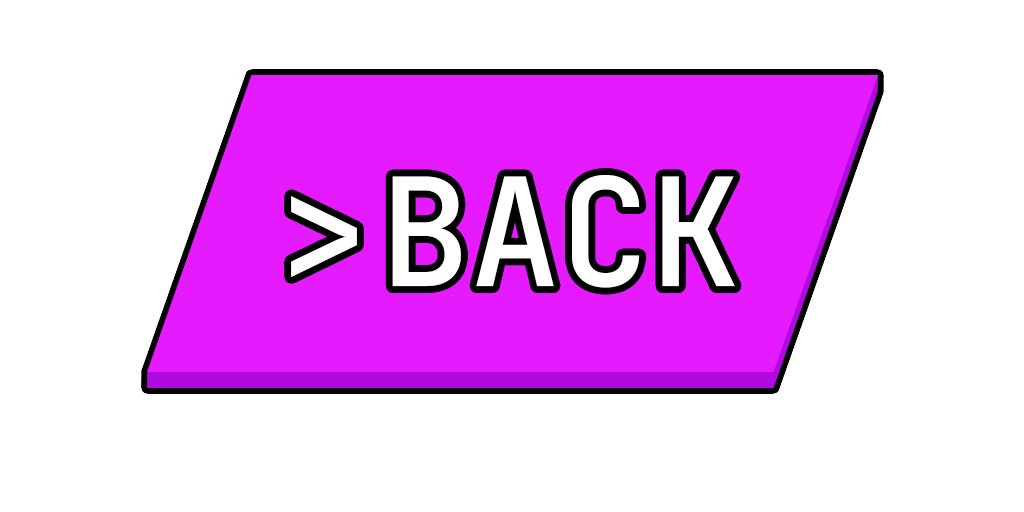
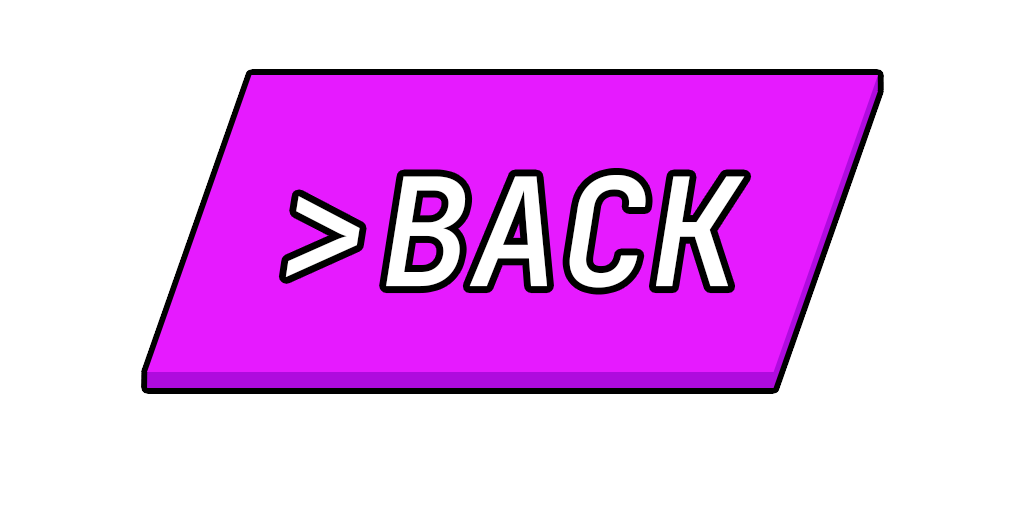
Two versions of the same layered image (1024 × 512). Layer-by-layer changes:
painted on "BACK" over <box>285,175,745,288</box>